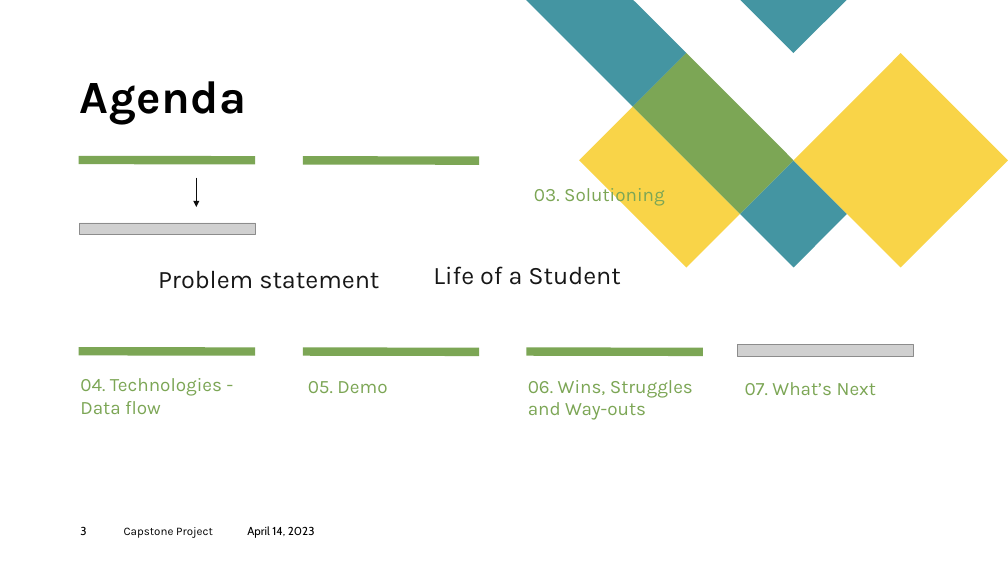
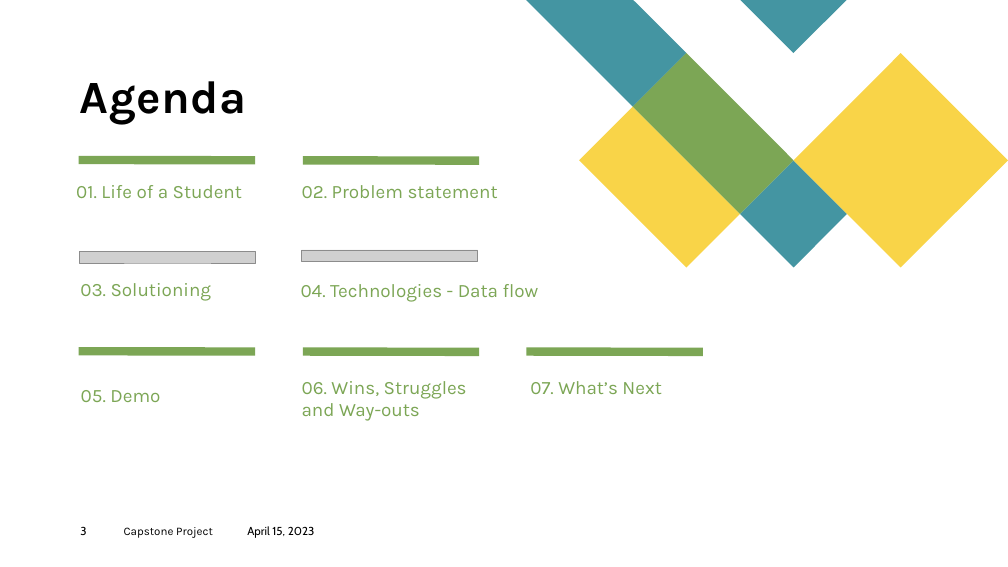
Before and after one commit to JayrajRadadiya/Capstone-Project, a slide deck: slide 3 of 09_Report_&_Presentation/Capstone_Project.pptx. Drawn at 1008x567 pixels with LibreOffice and Linux fonts; fonts in the diff are those of the drawing; grey boxes stand for pictures. Boxes give left, top, right and bottom in pixels: in the first picture for what was removed or moved away, otherwise in the second. Text is boxed around its words. In the diff, an @@ line names an element or a change of style, - is before the commit and + after.

```diff
--- a/09_Report_&_Presentation/Capstone_Project.pptx
+++ b/09_Report_&_Presentation/Capstone_Project.pptx
@@ arrow removed from (197, 178) to (197, 207) @@
@@ text at bbox=[76, 185, 242, 198]: text changed; size 24 to 18 pt; text colour #171717 to #7CA655 @@
-Life of a Student
+01. Life of a Student
@@ text at bbox=[302, 185, 498, 198]: text changed; size 24 to 18 pt; text colour #171717 to #7CA655 @@
-Problem statement
+02. Problem statement
@@ picture: place and size @@
-picture at bbox=[79, 223, 256, 234]
+picture at bbox=[79, 252, 256, 263]
@@ picture: place and size @@
-picture at bbox=[738, 345, 914, 356]
+picture at bbox=[302, 250, 478, 262]
@@ text "03. Solutioning" rewrapped from bbox=[534, 184, 665, 207] to bbox=[80, 283, 212, 301] @@
@@ text "04. Technologies - Data flow" rewrapped from bbox=[80, 378, 222, 414] to bbox=[301, 284, 539, 302] @@
@@ text "05. Demo": place and size @@
-text "05. Demo" at bbox=[308, 381, 387, 393]
+text "05. Demo" at bbox=[81, 390, 160, 402]
@@ text "06. Wins, Struggles and Way-outs": place and size @@
-text "06. Wins, Struggles and Way-outs" at bbox=[528, 380, 693, 420]
+text "06. Wins, Struggles and Way-outs" at bbox=[302, 381, 467, 421]
@@ text "07. What’s Next": place and size @@
-text "07. What’s Next" at bbox=[745, 382, 876, 395]
+text "07. What’s Next" at bbox=[530, 381, 661, 394]
@@ text at bbox=[247, 526, 315, 538]: text changed @@
-April 14, 2023
+April 15, 2023
```
Also in this commit, not shown: 7 other slides changed.
